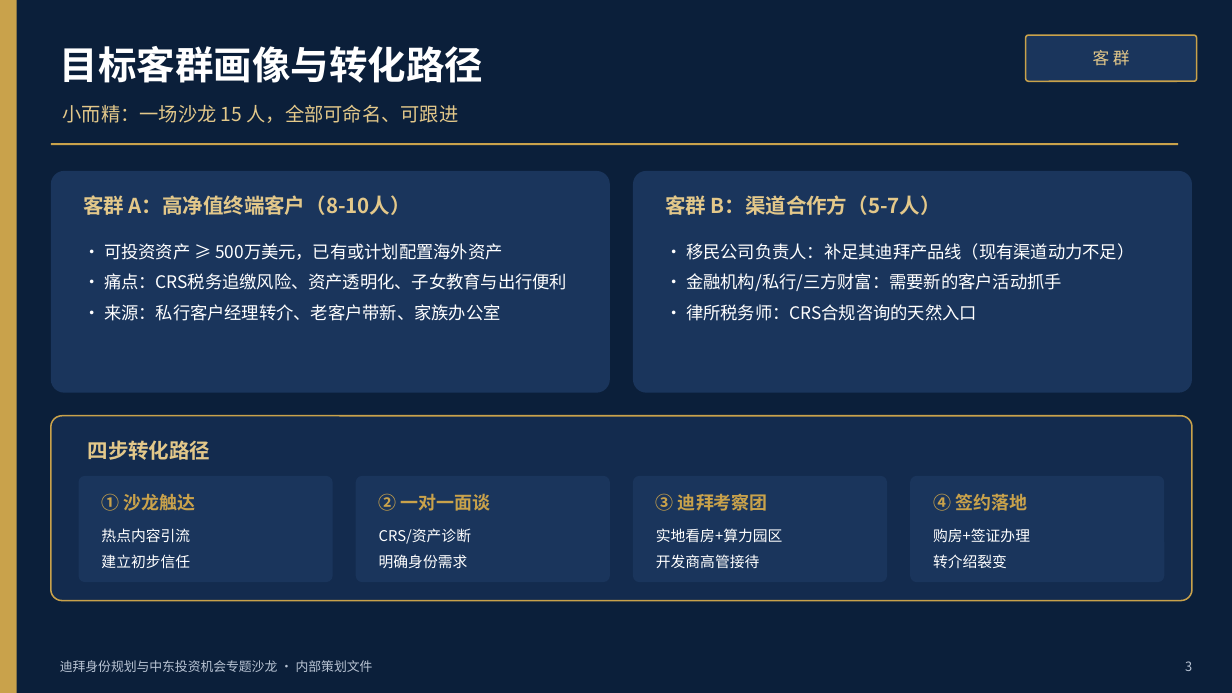
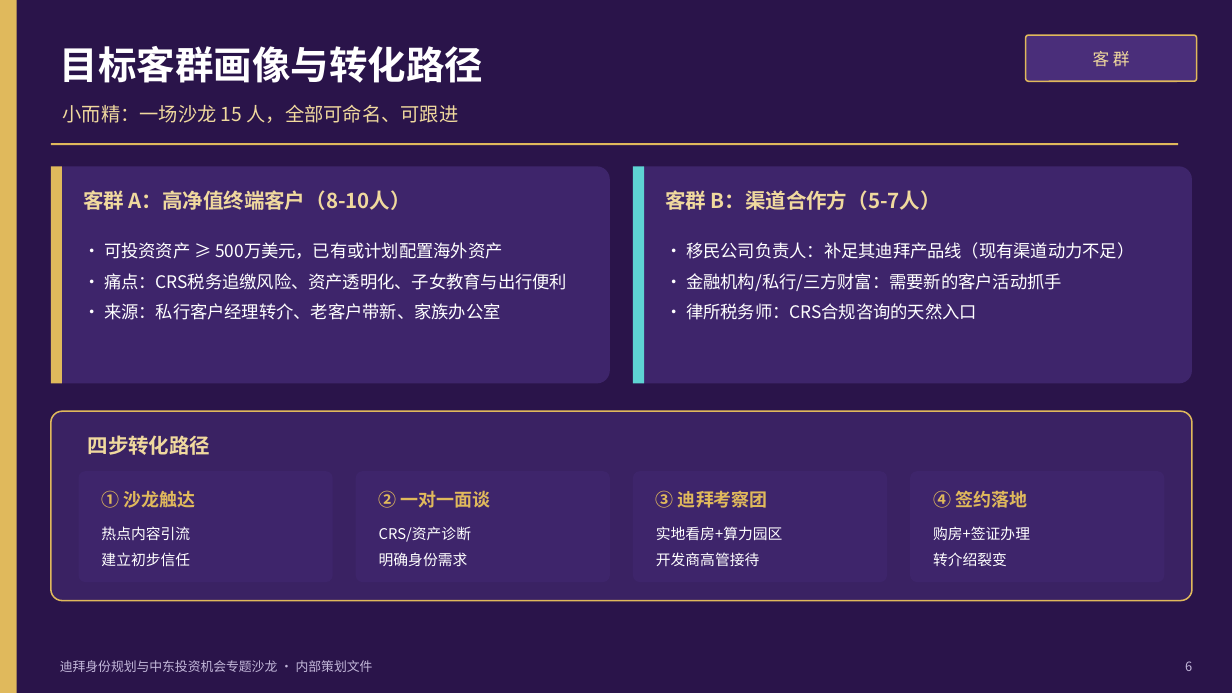
Before and after one commit to hujigang2010-maker/AIDEN, a slide deck: slide 6 of deliverables/迪拜专题沙龙-内容框架与议程.pptx (slide 3 before the commit). Drawn at 1232x693 pixels with LibreOffice and Linux fonts; fonts in the diff are those of the drawing. Boxes give left, top, right and bottom in pixels: in the first picture for what was removed or moved away, otherwise in the second. Text is boxed around its words. In the diff, an @@ line names an element or a change of style, - is before the commit and + after.

```diff
--- a/deliverables/迪拜专题沙龙-内容框架与议程.pptx
+++ b/deliverables/迪拜专题沙龙-内容框架与议程.pptx
@@ background #0B1F3A to #2A144A @@
@@ rectangle at bbox=[0, 0, 17, 693]: fill #C9A24B to #E0B95C @@
@@ rounded rectangle at bbox=[1026, 35, 1197, 81]: fill #1A355C to #4A2E7A; outline #C9A24B 1.2 pt to #E0B95C 1.2 pt @@
@@ text colour #E3C88A to #F0D99E in 5 elements at bbox=[1093, 51, 1130, 67], bbox=[83, 190, 411, 210], bbox=[665, 190, 941, 210], bbox=[88, 435, 211, 455], bbox=[63, 105, 459, 123] @@
@@ rectangle at bbox=[51, 143, 1178, 145]: fill #C9A24B to #E0B95C @@
@@ rounded rectangle: place and size @@
-rounded rectangle at bbox=[51, 171, 610, 393]
+rounded rectangle at bbox=[51, 166, 610, 384]
@@ rectangle added at bbox=[51, 166, 62, 384], fill #E0B95C @@
@@ fill #1A355C to #3E256B in 6 elements at bbox=[79, 471, 333, 582], bbox=[356, 471, 610, 582], bbox=[633, 471, 887, 582], bbox=[910, 471, 1165, 582], bbox=[51, 166, 610, 384], bbox=[633, 166, 1192, 384] @@
@@ rounded rectangle: place and size @@
-rounded rectangle at bbox=[633, 171, 1192, 393]
+rounded rectangle at bbox=[633, 166, 1192, 384]
@@ rectangle added at bbox=[633, 166, 644, 384], fill #5ED3D3 @@
@@ rounded rectangle: place and size @@
-rounded rectangle at bbox=[51, 416, 1192, 601]
+rounded rectangle at bbox=[51, 411, 1192, 601]
@@ rounded rectangle at bbox=[51, 411, 1192, 601]: fill #132B4E to #3A2263; outline #C9A24B 1.2 pt to #E0B95C 1.2 pt @@
@@ rounded rectangle: place and size @@
-rounded rectangle at bbox=[79, 476, 333, 582]
+rounded rectangle at bbox=[79, 471, 333, 582]
@@ rounded rectangle: place and size @@
-rounded rectangle at bbox=[356, 476, 610, 582]
+rounded rectangle at bbox=[356, 471, 610, 582]
@@ rounded rectangle: place and size @@
-rounded rectangle at bbox=[633, 476, 887, 582]
+rounded rectangle at bbox=[633, 471, 887, 582]
@@ rounded rectangle: place and size @@
-rounded rectangle at bbox=[910, 476, 1165, 582]
+rounded rectangle at bbox=[910, 471, 1165, 582]
@@ text colour #C9A24B to #E0B95C in 4 elements at bbox=[101, 491, 196, 508], bbox=[656, 491, 768, 508], bbox=[933, 491, 1027, 508], bbox=[379, 490, 491, 508] @@
@@ text "迪拜身份规划与中东投资机会专题沙龙 · 内部策划文件" at bbox=[60, 660, 373, 672]: text colour #B9C4D4 to #C3B8DA @@
@@ text at bbox=[1185, 661, 1192, 671]: text changed; text colour #B9C4D4 to #C3B8DA @@
-3
+6
```
Also in this commit, not shown: 12 other slides changed, 4 slides added, 1 slide removed, 4 other files.
